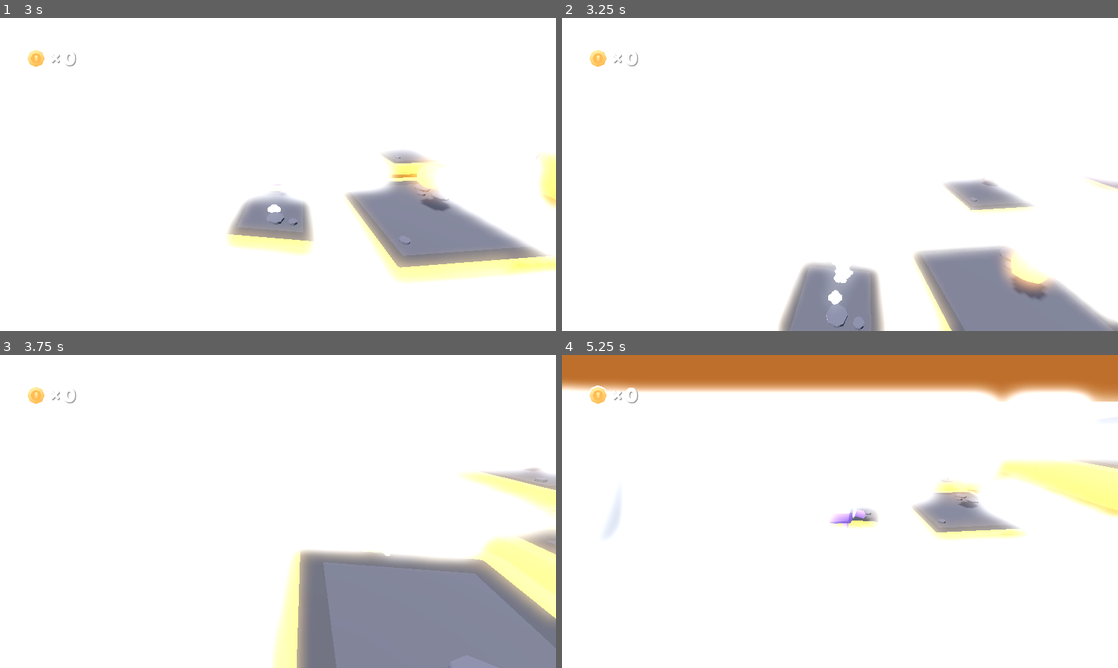
Above: before the commit, frames 1-4 (two rows, left to right).
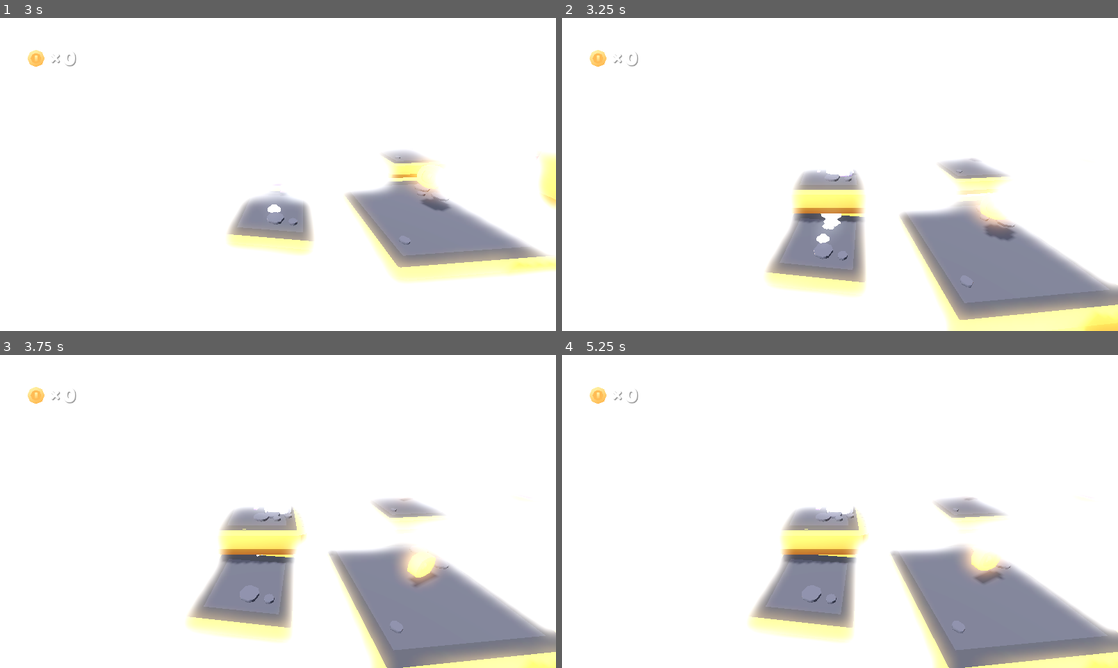
Above: after the commit, the same moments.

Repository: oxeg/GodotPlatformer
Game: Godot game, scene res://scenes/main.tscn
Same seed, same stepped clock (60 frames per second), same inputs: the game is played once before the commit and once after it.
Inputs (mouse positions are in pixels of both pictures, inside the frame that each line leads up to):
- Up to frame 1 (3 s): move the mouse to (400, 158) at 0.52 s; hold D (move_right) 0.53-1.28 s; tap Down (camera_down, bound only before the commit) at 0.6 s; tap Space (jump) at 0.77, 1.52 s; tap Left (camera_left, bound only before the commit) at 0.8, 1.35 s; move the mouse to (166, 190) at 1.27 s; hold S (move_back) 1.28-2.03 s; tap Right (camera_right, bound only before the commit) at 1.55, 2.1 s; move the mouse to (333, 105) at 2.02 s; hold D (move_right) 2.03-2.78 s; tap Up (camera_up, bound only before the commit) at 2.3, 2.85 s; move the mouse to (250, 237) at 2.77 s; hold W (move_forward) from 2.78 s (still down)
- Up to frame 2 (3.25 s): keep holding W (move_forward); tap Space (jump) at 3.02 s; tap F (spawn_platform, bound only after the commit) at 3.05 s
- Up to frame 3 (3.75 s): move the mouse to (444, 558) at 3.52 s; release W (move_forward) at 3.53 s; hold A (move_left) from 3.53 s (still down); tap F (spawn_platform, bound only after the commit) at 3.6 s
- Up to frame 4 (5.25 s): tap Space (jump) at 3.77, 4.52 s; tap Down (camera_down, bound only before the commit) at 3.8, 4.35 s; move the mouse to (673, 464) at 4.27 s; tap Left (camera_left, bound only before the commit) at 4.55, 5.1 s; move the mouse to (867, 511) at 5.02 s; release A (move_left) at 5.03 s; hold S (move_back) from 5.03 s (still down)

Frame 1 is identical in both runs. In frame 2, 18% of the frame differs, in the area x 36-100%, y 44-100%; in frame 3, 19%; in frame 4, 34%, in the area x 0-100%, y 0-100%.

Commit message:
migrated to 4.3 mono

Diff:
--- /dev/null
+++ b/objects/CoinShop.tscn
@@ -0,0 +1,24 @@
+[gd_scene format=3 uid="uid://cuh3ed7b81dk0"]
+
+[node name="CoinShop" type="Control"]
+layout_mode = 3
+anchors_preset = 15
+anchor_right = 1.0
+anchor_bottom = 1.0
+offset_right = 890.0
+offset_bottom = 734.0
+grow_horizontal = 2
+grow_vertical = 2
+
+[node name="VBoxContainer" type="VBoxContainer" parent="."]
+layout_mode = 0
+offset_right = 40.0
+offset_bottom = 40.0
+
+[node name="Label" type="Label" parent="VBoxContainer"]
+layout_mode = 2
+text = "asdfasdf"
+
+[node name="BuyCoins" type="Button" parent="VBoxContainer"]
+layout_mode = 2
+text = "Buy Something"
--- /dev/null
+++ b/objects/platform.gd
@@ -0,0 +1,11 @@
+extends Node3D
+
+
+# Called when the node enters the scene tree for the first time.
+func _ready():
+	pass # Replace with function body.
+
+
+# Called every frame. 'delta' is the elapsed time since the previous frame.
+func _process(delta):
+	pass
--- a/objects/platform.tscn
+++ b/objects/platform.tscn
@@ -1,11 +1,13 @@
-[gd_scene load_steps=3 format=3 uid="uid://cnymdajj1vsqm"]
+[gd_scene load_steps=4 format=3 uid="uid://cnymdajj1vsqm"]
 
 [ext_resource type="PackedScene" uid="uid://do8sg1k5xvj2h" path="res://models/platform.glb" id="1_xagml"]
+[ext_resource type="Script" path="res://objects/platform.gd" id="2_4q26n"]
 
 [sub_resource type="ConcavePolygonShape3D" id="ConcavePolygonShape3D_hyw7p"]
 data = PackedVector3Array(-0.9, 0, -0.72, -1, 0.2, -0.8, -1, 0.2, 0.8, -1, 0.2, 0.8, -0.9, 0, 0.72, -0.9, 0, -0.72, -0. …(7911 unchanged characters)…
 
 [node name="platform" instance=ExtResource("1_xagml")]
+script = ExtResource("2_4q26n")
 
 [node name="StaticBody3D" type="StaticBody3D" parent="platform2" index="0"]
 
--- a/project.godot
+++ b/project.godot
@@ -13,7 +13,7 @@
 config/name="Starter Kit 3D Platformer"
 config/tags=PackedStringArray("starterkit")
 run/main_scene="res://scenes/main.tscn"
-config/features=PackedStringArray("4.2", "Forward Plus")
+config/features=PackedStringArray("4.3", "Forward Plus")
 boot_splash/bg_color=Color(0.92549, 0.92549, 0.960784, 1)
 boot_splash/image="res://splash-screen.png"
 config/icon="res://icon.png"
@@ -27,6 +27,10 @@
 window/size/viewport_width=1280
 window/size/viewport_height=720
 
+[dotnet]
+
+project/assembly_name="Starter Kit 3D Platformer"
+
 [editor]
 
 movie_writer/movie_file="C:/Users/Kenney/Desktop/video-footage.avi"
@@ -35,68 +39,32 @@
 
 move_right={
 "deadzone": 0.25,
-"events": [Object(InputEventKey,"resource_local_to_scene":fa …(172 unchanged characters)… eycode":68,"key_label":0,"unicode":100,"echo":false,"script":null)
+"events": [Object(InputEventKey,"resource_local_to_scene":fa …(172 unchanged characters)… eycode":68,"key_label":0,"unicode":100,"location":0,"echo":false,"script":null)
 , Object(InputEventJoypadMotion,"resource_local_to_scene":false,"resource_name":"","device":-1,"axis":0,"axis_value":1.0,"script":null)
 ]
 }
 move_left={
 "deadzone": 0.25,
-"events": [Object(InputEventKey,"resource_local_to_scene":fa …(171 unchanged characters)… keycode":65,"key_label":0,"unicode":97,"echo":false,"script":null)
+"events": [Object(InputEventKey,"resource_local_to_scene":fa …(171 unchanged characters)… keycode":65,"key_label":0,"unicode":97,"location":0,"echo":false,"script":null)
 , Object(InputEventJoypadMotion,"resource_local_to_scene":false,"resource_name":"","device":-1,"axis":0,"axis_value":-1.0,"script":null)
 ]
 }
 move_forward={
 "deadzone": 0.25,
-"events": [Object(InputEventKey,"resource_local_to_scene":fa …(172 unchanged characters)… eycode":87,"key_label":0,"unicode":119,"echo":false,"script":null)
+"events": [Object(InputEventKey,"resource_local_to_scene":fa …(172 unchanged characters)… eycode":87,"key_label":0,"unicode":119,"location":0,"echo":false,"script":null)
 , Object(InputEventJoypadMotion,"resource_local_to_scene":false,"resource_name":"","device":-1,"axis":1,"axis_value":-1.0,"script":null)
 ]
 }
 move_back={
 "deadzone": 0.25,
-"events": [Object(InputEventKey,"resource_local_to_scene":fa …(172 unchanged characters)… eycode":83,"key_label":0,"unicode":115,"echo":false,"script":null)
+"events": [Object(InputEventKey,"resource_local_to_scene":fa …(172 unchanged characters)… eycode":83,"key_label":0,"unicode":115,"location":0,"echo":false,"script":null)
 , Object(InputEventJoypadMotion,"resource_local_to_scene":false,"resource_name":"","device":-1,"axis":1,"axis_value":1.0,"script":null)
 ]
 }
 jump={
 "deadzone": 0.5,
-"events": [Object(InputEventKey,"resource_local_to_scene":fa …(171 unchanged characters)… keycode":32,"key_label":0,"unicode":32,"echo":false,"script":null)
+"events": [Object(InputEventKey,"resource_local_to_scene":fa …(171 unchanged characters)… keycode":32,"key_label":0,"unicode":32,"location":0,"echo":false,"script":null)
 , Object(InputEventJoypadButton,"resource_local_to_scene":false,"resource_name":"","device":-1,"button_index":1,"pressure":0.0,"pressed":true,"script":null)
-]
-}
-camera_left={
-"deadzone": 0.5,
-"events": [Object(InputEventKey,"resource_local_to_scene":false,"resource_name":"","device":-1,"window_id":0,"alt_pressed":false,"shift_pressed":false,"ctrl_pressed":false,"meta_pressed":false,"pressed":false,"keycode":0,"physical_keycode":4194319,"key_label":0,"unicode":0,"echo":false,"script":null)
-, Object(InputEventJoypadMotion,"resource_local_to_scene":false,"resource_name":"","device":-1,"axis":2,"axis_value":-1.0,"script":null)
-]
-}
-camera_right={
-"deadzone": 0.5,
-"events": [Object(InputEventKey,"resource_local_to_scene":false,"resource_name":"","device":-1,"window_id":0,"alt_pressed":false,"shift_pressed":false,"ctrl_pressed":false,"meta_pressed":false,"pressed":false,"keycode":0,"physical_keycode":4194321,"key_label":0,"unicode":0,"echo":false,"script":null)
-, Object(InputEventJoypadMotion,"resource_local_to_scene":false,"resource_name":"","device":-1,"axis":2,"axis_value":1.0,"script":null)
-]
-}
-camera_up={
-"deadzone": 0.5,
-"events": [Object(InputEventKey,"resource_local_to_scene":false,"resource_name":"","device":-1,"window_id":0,"alt_pressed":false,"shift_pressed":false,"ctrl_pressed":false,"meta_pressed":false,"pressed":false,"keycode":0,"physical_keycode":4194320,"key_label":0,"unicode":0,"echo":false,"script":null)
-, Object(InputEventJoypadMotion,"resource_local_to_scene":false,"resource_name":"","device":-1,"axis":3,"axis_value":-1.0,"script":null)
-]
-}
-camera_down={
-"deadzone": 0.5,
-"events": [Object(InputEventKey,"resource_local_to_scene":false,"resource_name":"","device":-1,"window_id":0,"alt_pressed":false,"shift_pressed":false,"ctrl_pressed":false,"meta_pressed":false,"pressed":false,"keycode":0,"physical_keycode":4194322,"key_label":0,"unicode":0,"echo":false,"script":null)
-, Object(InputEventJoypadMotion,"resource_local_to_scene":false,"resource_name":"","device":-1,"axis":3,"axis_value":1.0,"script":null)
-]
-}
-zoom_in={
-"deadzone": 0.5,
-"events": [Object(InputEventKey,"resource_local_to_scene":false,"resource_name":"","device":-1,"window_id":0,"alt_pressed":false,"shift_pressed":false,"ctrl_pressed":false,"meta_pressed":false,"pressed":false,"keycode":0,"physical_keycode":4194437,"key_label":0,"unicode":43,"echo":false,"script":null)
-, Object(InputEventJoypadMotion,"resource_local_to_scene":false,"resource_name":"","device":-1,"axis":5,"axis_value":1.0,"script":null)
-]
-}
-zoom_out={
-"deadzone": 0.5,
-"events": [Object(InputEventKey,"resource_local_to_scene":false,"resource_name":"","device":-1,"window_id":0,"alt_pressed":false,"shift_pressed":false,"ctrl_pressed":false,"meta_pressed":false,"pressed":false,"keycode":0,"physical_keycode":4194435,"key_label":0,"unicode":45,"echo":false,"script":null)
-, Object(InputEventJoypadMotion,"resource_local_to_scene":false,"resource_name":"","device":-1,"axis":4,"axis_value":1.0,"script":null)
 ]
 }
 mouse_look_activated={
@@ -104,6 +72,11 @@
 "events": [Object(InputEventMouseButton,"resource_local_to_scene":false,"resource_name":"","device":-1,"window_id":0,"a …(253 unchanged characters)…
 ]
 }
+spawn_platform={
+"deadzone": 0.5,
+"events": [Object(InputEventKey,"resource_local_to_scene":false,"resource_name":"","device":-1,"window_id":0,"alt_pressed":false,"shift_pressed":false,"ctrl_pressed":false,"meta_pressed":false,"pressed":false,"keycode":0,"physical_keycode":70,"key_label":0,"unicode":102,"location":0,"echo":false,"script":null)
+]
+}
 
 [rendering]
 
--- a/scripts/player.gd
+++ b/scripts/player.gd
@@ -25,29 +25,25 @@
 @onready var sound_footsteps = $SoundFootsteps
 @onready var model = $Character
 @onready var animation = $Character/AnimationPlayer
+@onready var platform = preload("res://objects/platform.tscn")
 
 # Functions
 
 func _physics_process(delta):
-
 	# Handle functions
-
 	handle_controls(delta)
 	handle_gravity(delta)
 
 	handle_effects()
 
 	# Falling/respawning
-
 	if position.y < -10:
 		get_tree().reload_current_scene()
 
 	# Animation for scale (jumping and landing)
-
 	model.scale = model.scale.lerp(Vector3(1, 1, 1), delta * 10)
 
 	# Animation when landing
-
 	if is_on_floor() and gravity > 2 and !previously_floored:
 		model.scale = Vector3(1.25, 0.75, 1.25)
 		Audio.play("res://sounds/land.ogg")
@@ -55,7 +51,6 @@
 	previously_floored = is_on_floor()
 
 # Handle animation(s)
-
 func handle_effects():
 
 	particles_trail.emitting = false
@@ -72,10 +67,8 @@
 		animation.play("jump", 0.5)
 
 # Handle movement input
-
 func handle_controls(delta):
 	# Jumping
-
 	if Input.is_action_just_pressed("jump"):
 		if jump_single or jump_double:
 			Audio.play("res://sounds/jump.ogg")
@@ -89,7 +82,6 @@
 		if(jump_single): jump()
 
 	# Movement
-
 	var applied_velocity: Vector3
 	var move_forward = Input.get_axis("move_back", "move_forward")
 	applied_velocity += transform.basis.z * move_forward * movement_speed
@@ -101,6 +93,13 @@
 
 	velocity = applied_velocity
 	move_and_slide()
+
+	# Spawn platform
+	if Input.is_action_just_pressed("spawn_platform"):
+		print_debug("spawning platform")
+		var newPlatform = platform.instantiate()
+		newPlatform.transform.origin = transform.origin
+		get_parent().add_child(newPlatform)
 
 
 # Mouse Look
@@ -126,7 +125,6 @@
 		gravity = 0
 
 # Jumping
-
 func jump():
 
 	gravity = -jump_strength
@@ -137,7 +135,6 @@
 	jump_double = true;
 
 # Collecting coins
-
 func collect_coin():
 
 	coins += 1
Not shown, changed: models/dust.glb.import
